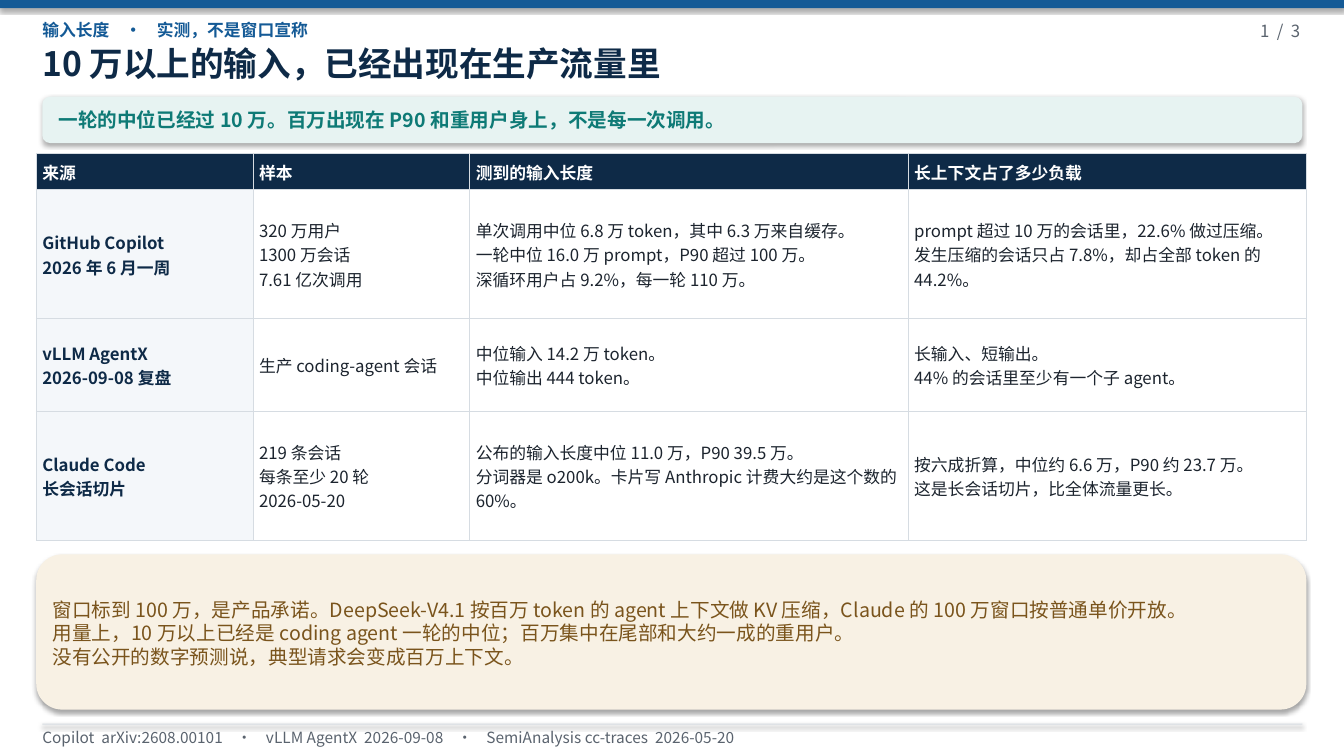
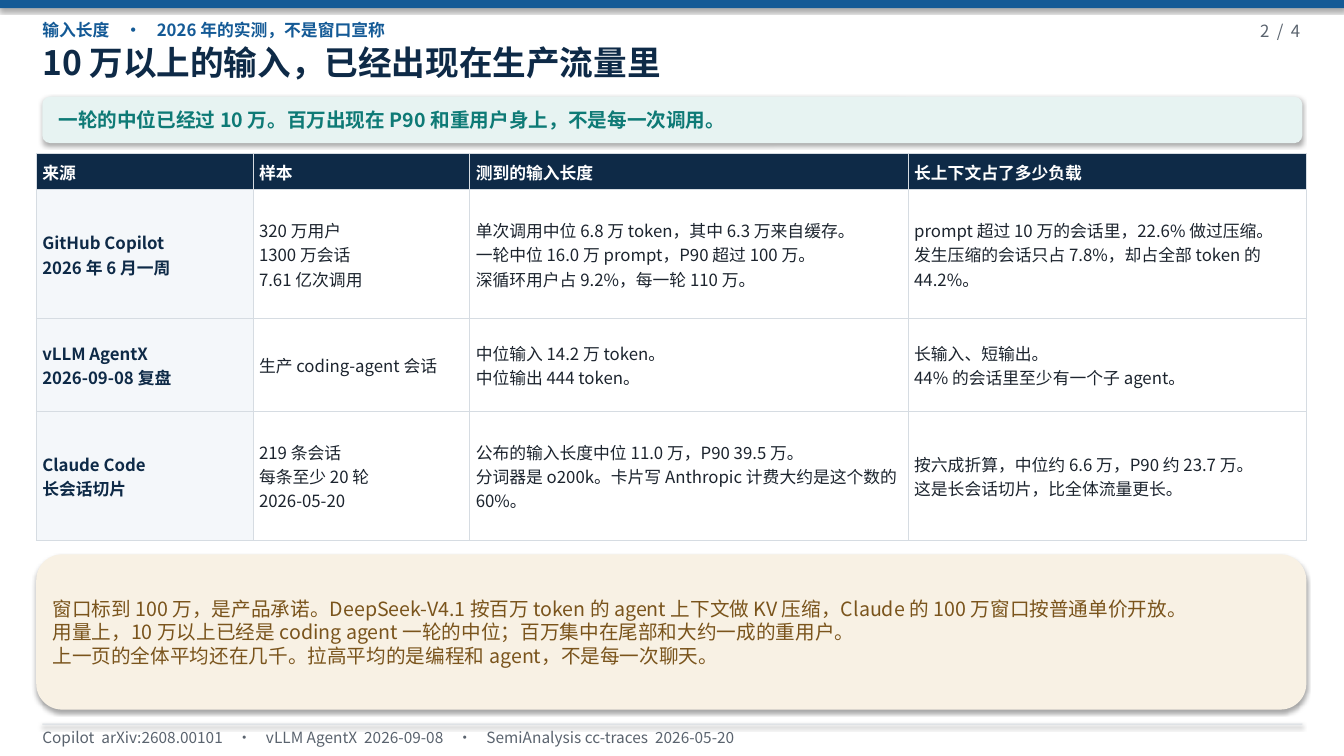
Before and after one commit to 69515164-rgb/UCL-MPComm, a slide deck: slide 2 of docs/长上下文与子agent并发.pptx (slide 1 before the commit). Drawn at 1344x756 pixels with LibreOffice and Linux fonts; fonts in the diff are those of the drawing. Boxes give left, top, right and bottom in pixels: in the first picture for what was removed or moved away, otherwise in the second. Text is boxed around its words. In the diff, an @@ line names an element or a change of style, - is before the commit and + after.

```diff
--- a/docs/长上下文与子agent并发.pptx
+++ b/docs/长上下文与子agent并发.pptx
@@ text at (x1=42, y1=21, x2=385, y2=38): text changed @@
-输入长度 · 实测，不是窗口宣称
+输入长度 · 2026 年的实测，不是窗口宣称
@@ text at (x1=1260, y1=24, x2=1300, y2=37): text changed @@
-1 / 3
+2 / 4
@@ text at (x1=52, y1=643, x2=718, y2=668): text changed @@
-没有公开的数字预测说，典型请求会变成百万上下文。
+上一页的全体平均还在几千。拉高平均的是编程和 agent，不是每一次聊天。
```
Also in this commit, not shown: 2 other slides changed, 1 slide added, 1 other file.
